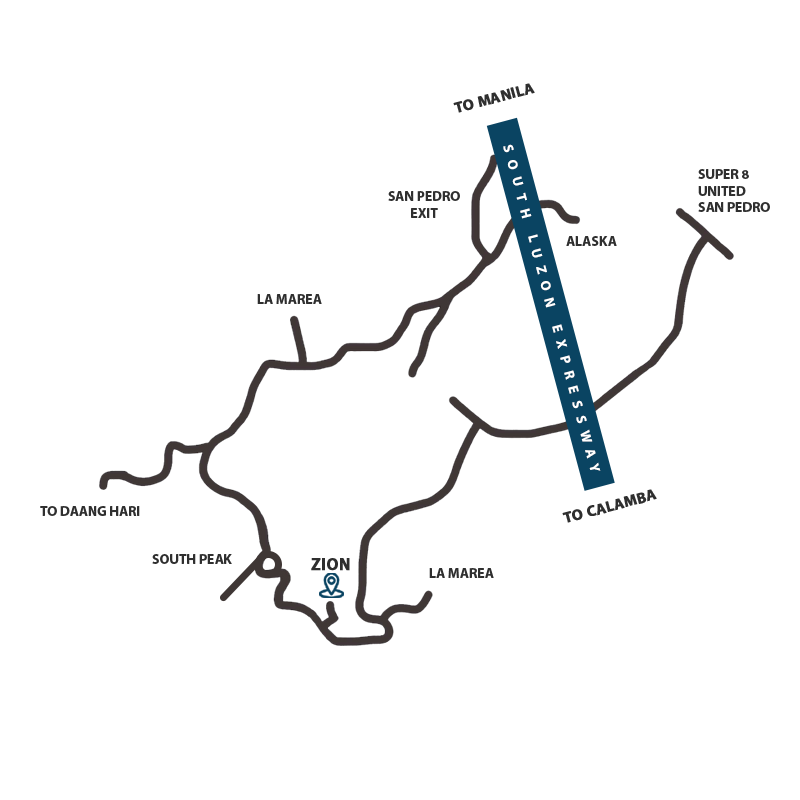
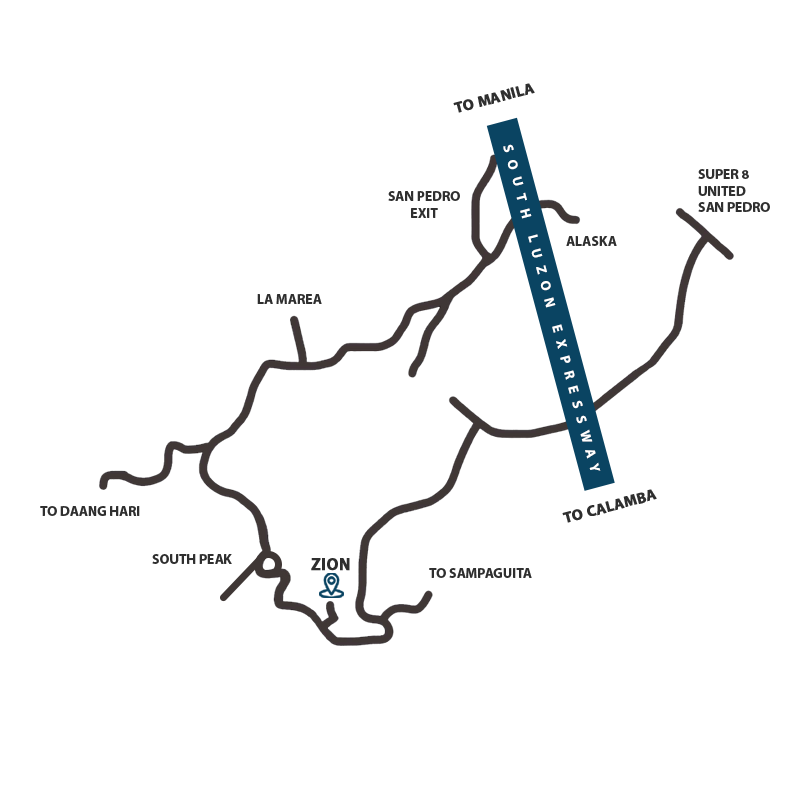
Comparing the layer stacks of the two 800 × 800 images. Changes:
renamed "LA MAREA copy 4" to "TO SAMPAGUITA", painted on it over bbox(429, 568, 532, 578)
